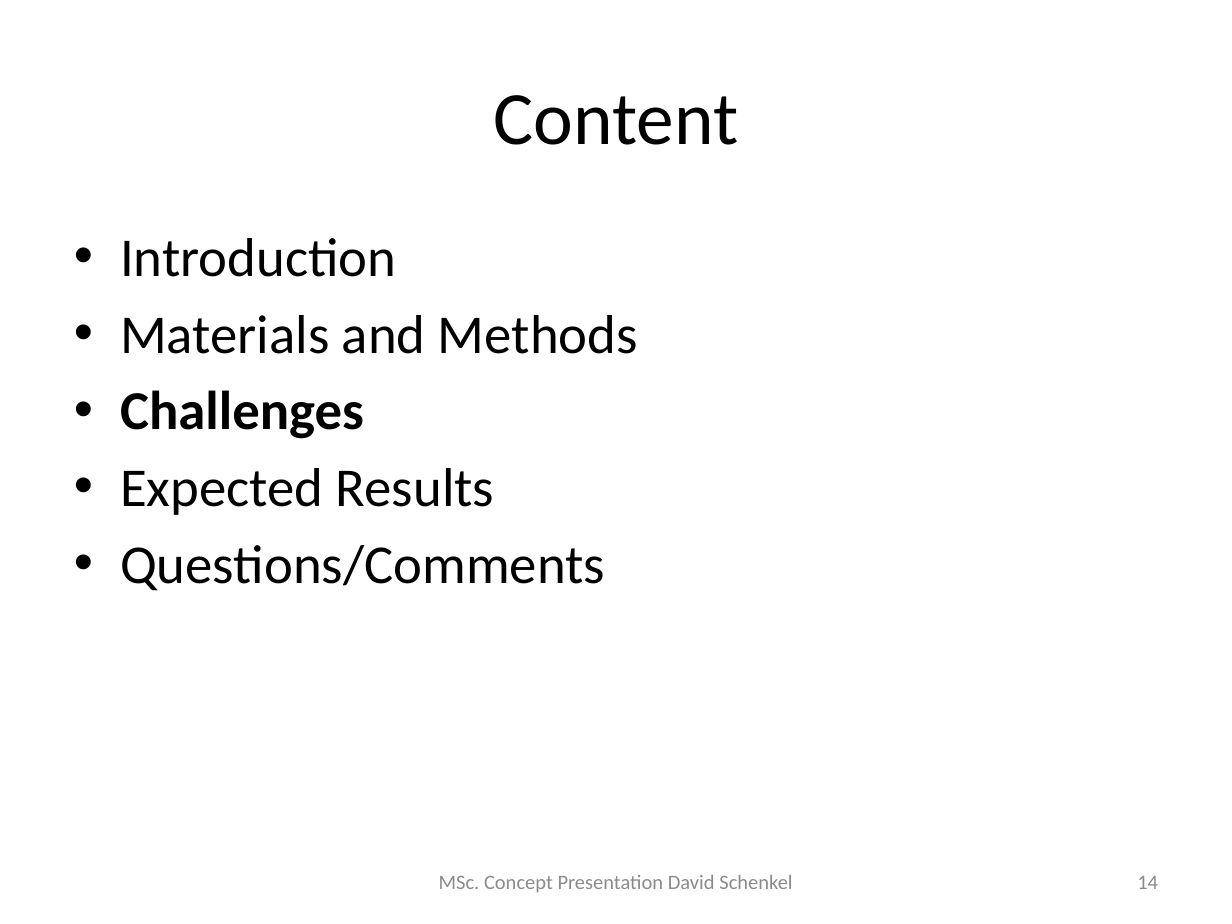
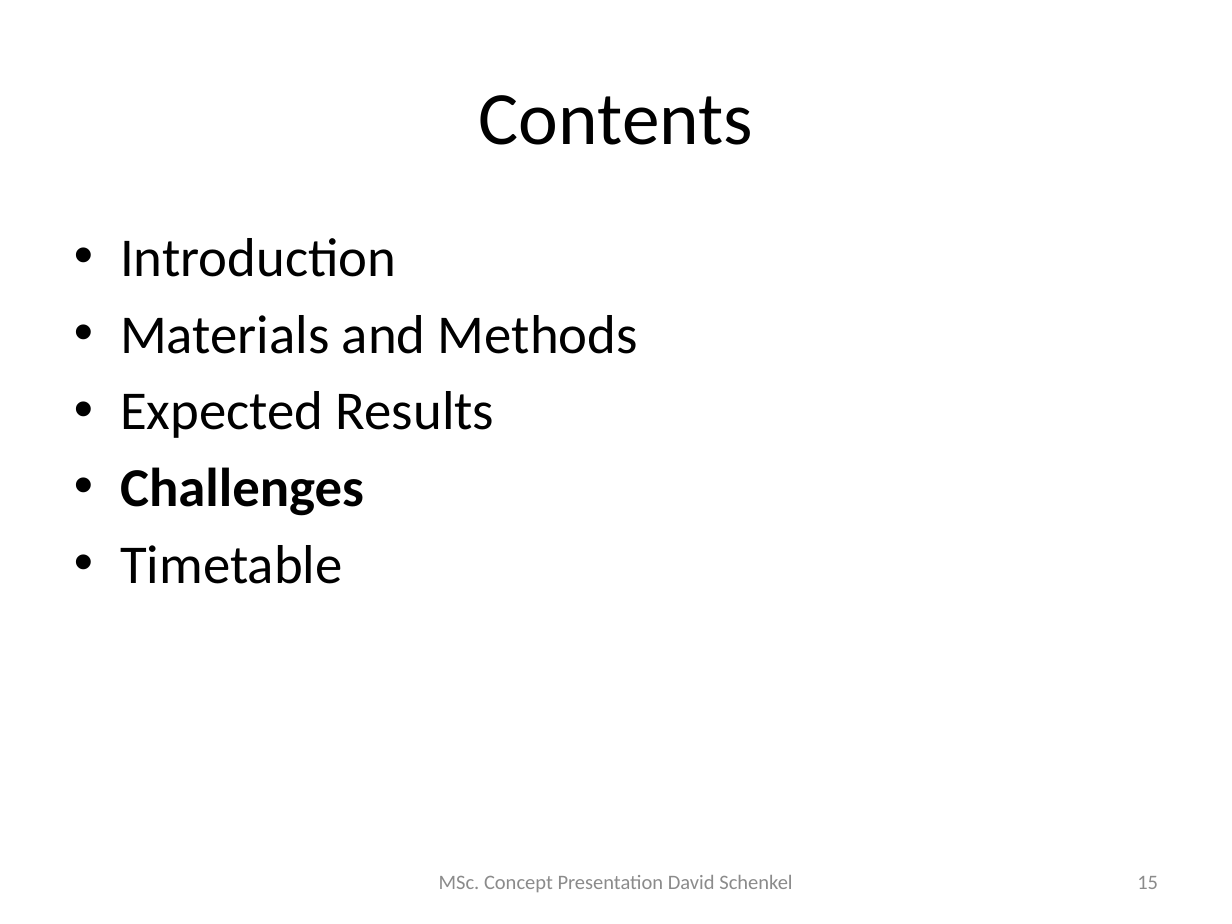
Before and after one commit to dschenkel/geo511, a slide deck: slide 15 of concept_presentation.pptx (slide 14 before the commit). Drawn at 1232x924 pixels with LibreOffice and Linux fonts; fonts in the diff are those of the drawing. Boxes give left, top, right and bottom in pixels: in the first picture for what was removed or moved away, otherwise in the second. Text is boxed around its words. In the diff, an @@ line names an element or a change of style, - is before the commit and + after.

Commit message:
presentation, timetable

```diff
--- a/concept_presentation.pptx
+++ b/concept_presentation.pptx
@@ title at [479, 95, 753, 145]: text changed @@
-Content
+Contents
@@ text at [120, 391, 495, 438]: paragraph added @@
+• Expected Results
@@ text at [120, 545, 342, 584]: text changed @@
-• Expected Results
-• Questions/Comments
+• Timetable
@@ page number at [1137, 876, 1158, 889]: text changed @@
-14
+15
```
Also in this commit, not shown: 19 other slides changed, 2 slides added, 13 other files.
